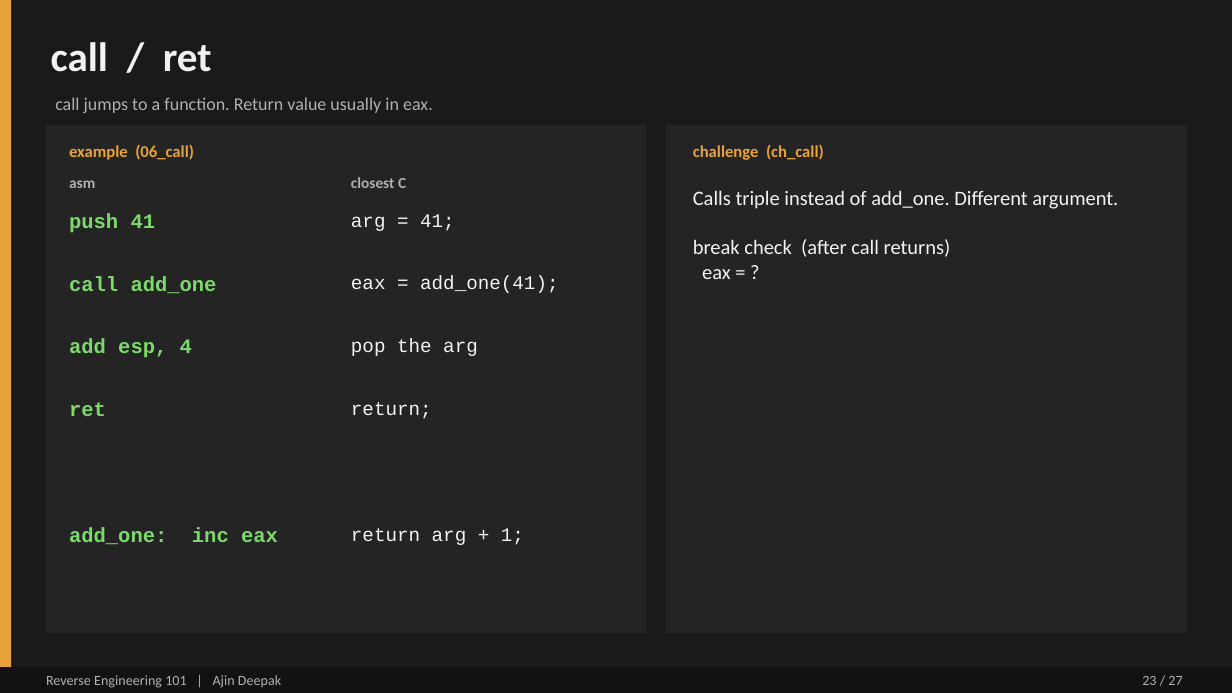
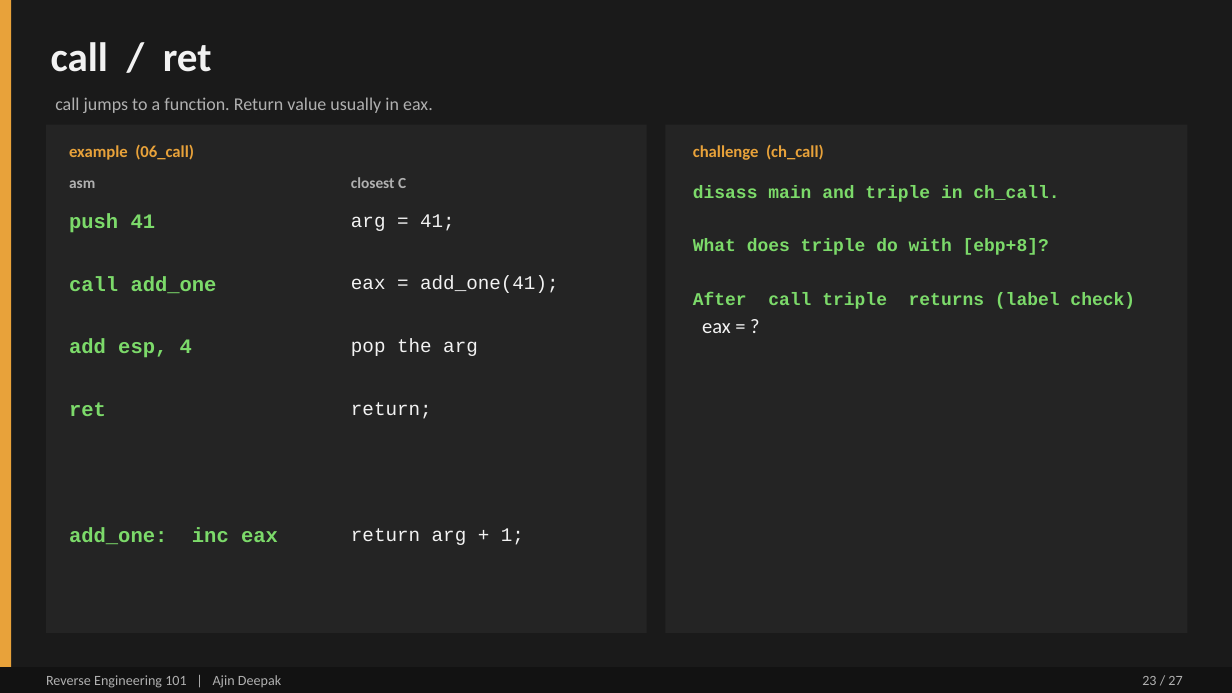
Before and after one commit to DERE-ad2001/reverse-engineering-101, a slide deck: slide 23 of Reverse Engineering 101.pptx. Drawn at 1232x693 pixels with LibreOffice and Linux fonts; fonts in the diff are those of the drawing. Boxes give left, top, right and bottom in pixels: in the first picture for what was removed or moved away, otherwise in the second. Text is boxed around its words. In the diff, an @@ line names an element or a change of style, - is before the commit and + after.

```diff
--- a/Reverse Engineering 101.pptx
+++ b/Reverse Engineering 101.pptx
@@ text at [693,185,1135,333]: text changed; size 16 to 14 pt; font Calibri to Courier New; text colour #F2F2F2 to #7CDA6A; bold on @@
-Calls triple instead of add_one. Different argument.
-break check (after call returns)
-eax = ?
+disass main and triple in ch_call.
+What does triple do with [ebp+8]?
+After call triple returns (label check)
+eax = ?
```
Also in this commit, not shown: 5 other slides changed.
